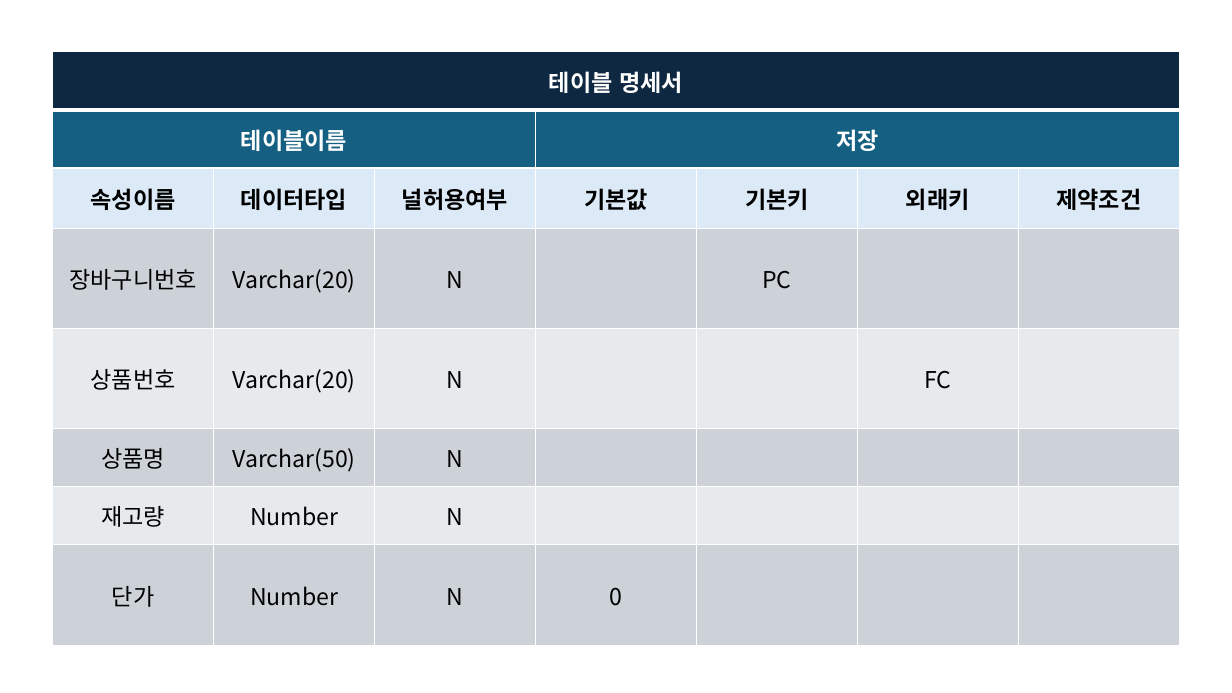
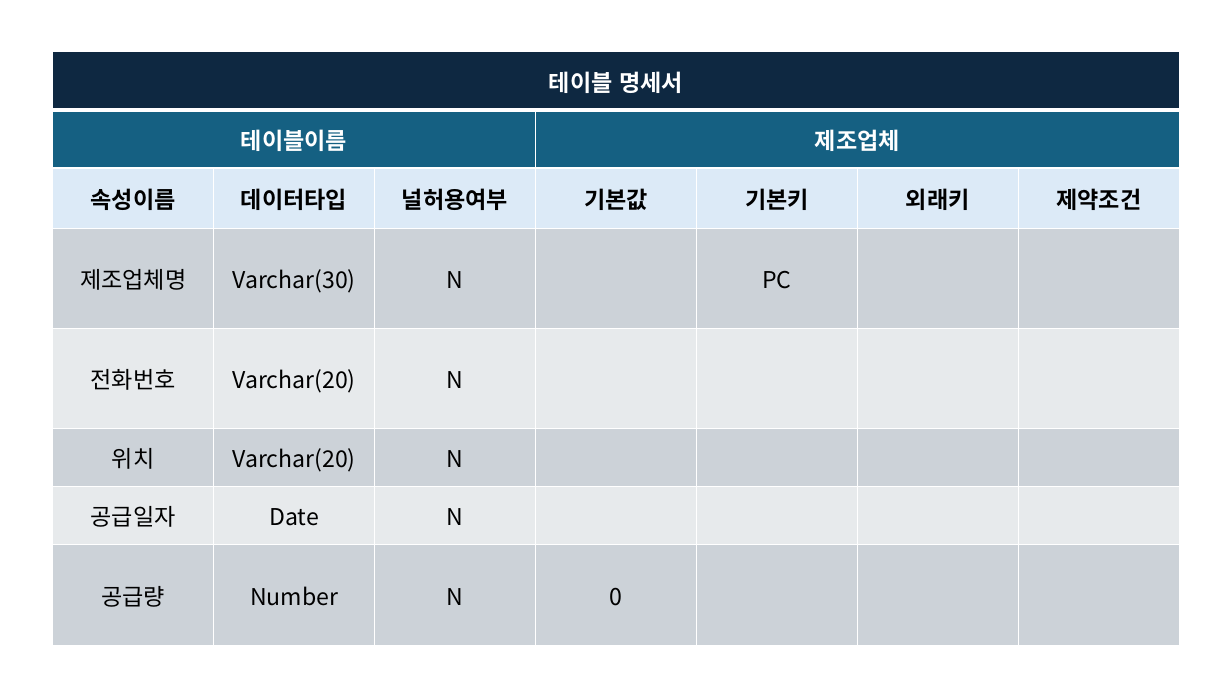
Before and after one commit to idsdk/DB_2025-2, a slide deck: slide 3 of 테이블명세서.pptx. Drawn at 1232x693 pixels with LibreOffice and Linux fonts; fonts in the diff are those of the drawing. Boxes give left, top, right and bottom in pixels: in the first picture for what was removed or moved away, otherwise in the second. Text is boxed around its words. In the diff, an @@ line names an element or a change of style, - is before the commit and + after.

```diff
--- a/테이블명세서.pptx
+++ b/테이블명세서.pptx
@@ table at box(53, 52, 1178, 645) @@
-row 2, column 4: 저장
+row 2, column 4: 제조업체
-row 4, column 1: 장바구니번호
+row 4, column 1: 제조업체명
-row 4, column 2: Varchar(20)
+row 4, column 2: Varchar(30)
-row 5, column 1: 상품번호
+row 5, column 1: 전화번호
-row 5, column 6: FC
+row 5, column 6: 
-row 6, column 1: 상품명
+row 6, column 1: 위치
-row 6, column 2: Varchar(50)
+row 6, column 2: Varchar(20)
-row 7, column 1: 재고량
+row 7, column 1: 공급일자
-row 7, column 2: Number
+row 7, column 2: Date
-row 8, column 1: 단가
+row 8, column 1: 공급량
```
Also in this commit, not shown: 4 other slides changed.
